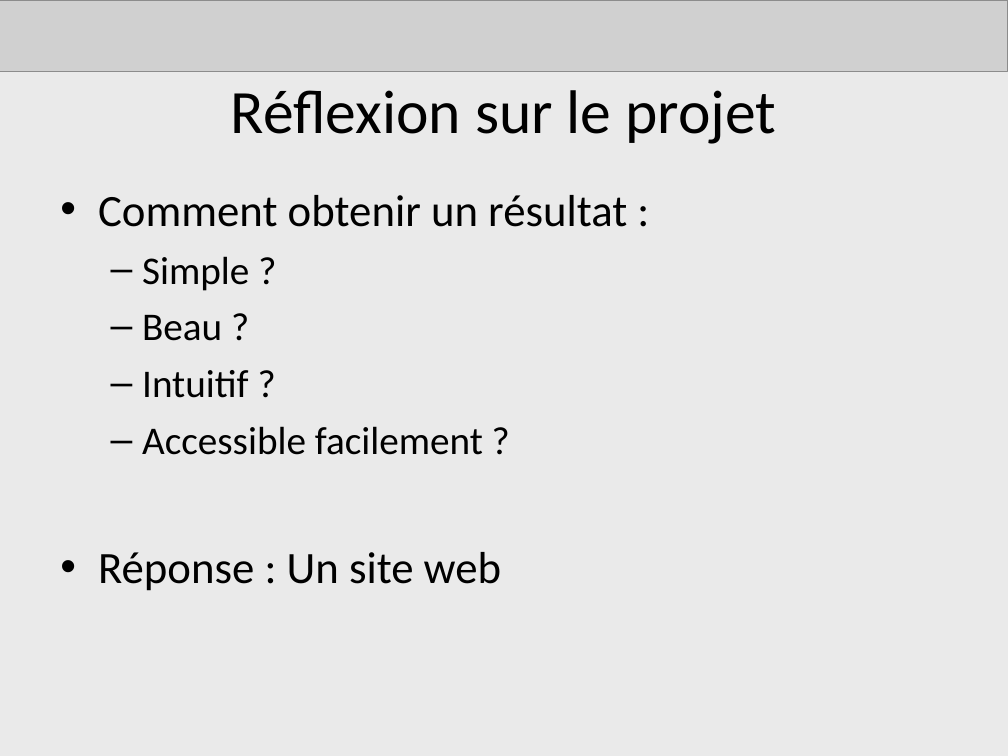
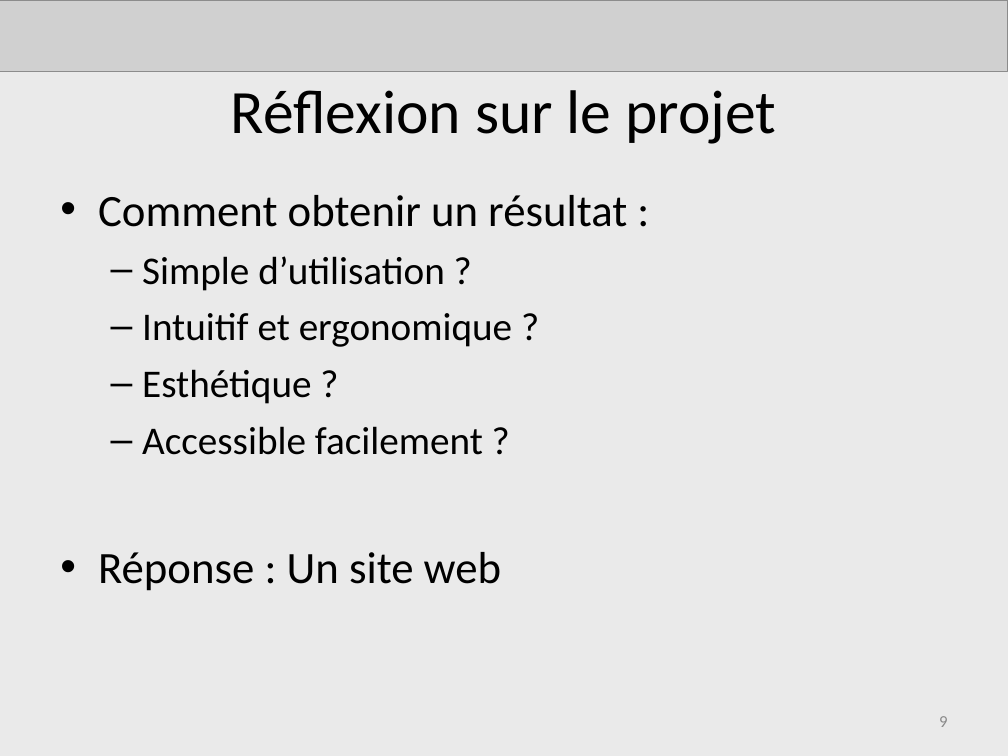
Before and after one commit to AdrienLombard/SimplePass, a slide deck: slide 9 of source/Projet Courchevel - Bilan intermédiaire - Copie.ppt (slide 8 before the commit). Drawn at 1008x756 pixels with LibreOffice and Linux fonts; fonts in the diff are those of the drawing; grey boxes stand for pictures. Boxes give left, top, right and bottom in pixels: in the first picture for what was removed or moved away, otherwise in the second. Text is boxed around its words. In the diff, an @@ line names an element or a change of style, - is before the commit and + after.

```diff
--- a/source/Projet Courchevel - Bilan intermédiaire - Copie.ppt
+++ b/source/Projet Courchevel - Bilan intermédiaire - Copie.ppt
@@ text at box(142, 256, 512, 404): text changed @@
-  – Simple ?
-  – Beau ?
-  – Intuitif ?
+  – Simple d’utilisation ?
+  – Intuitif et ergonomique ?
+  – Esthétique ?
@@ page number added at box(939, 716, 947, 727), 12 pt, text #898989 @@
+9
```
Also in this commit, not shown: 9 other slides changed, 3 slides added, 1 other file.
